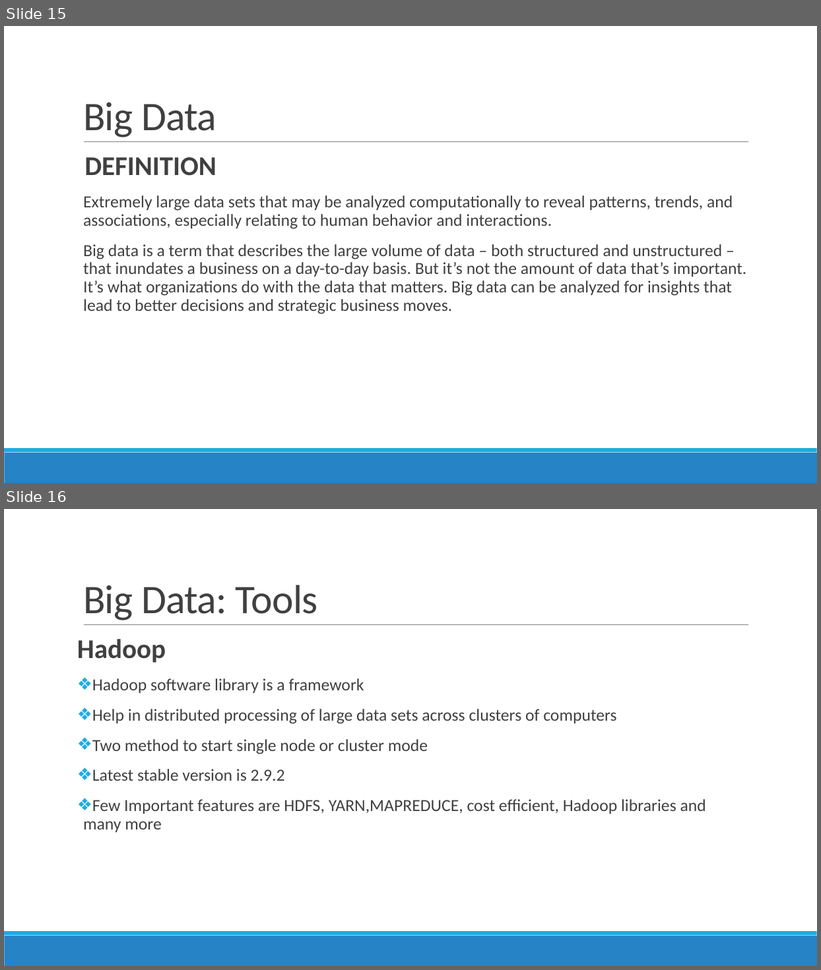
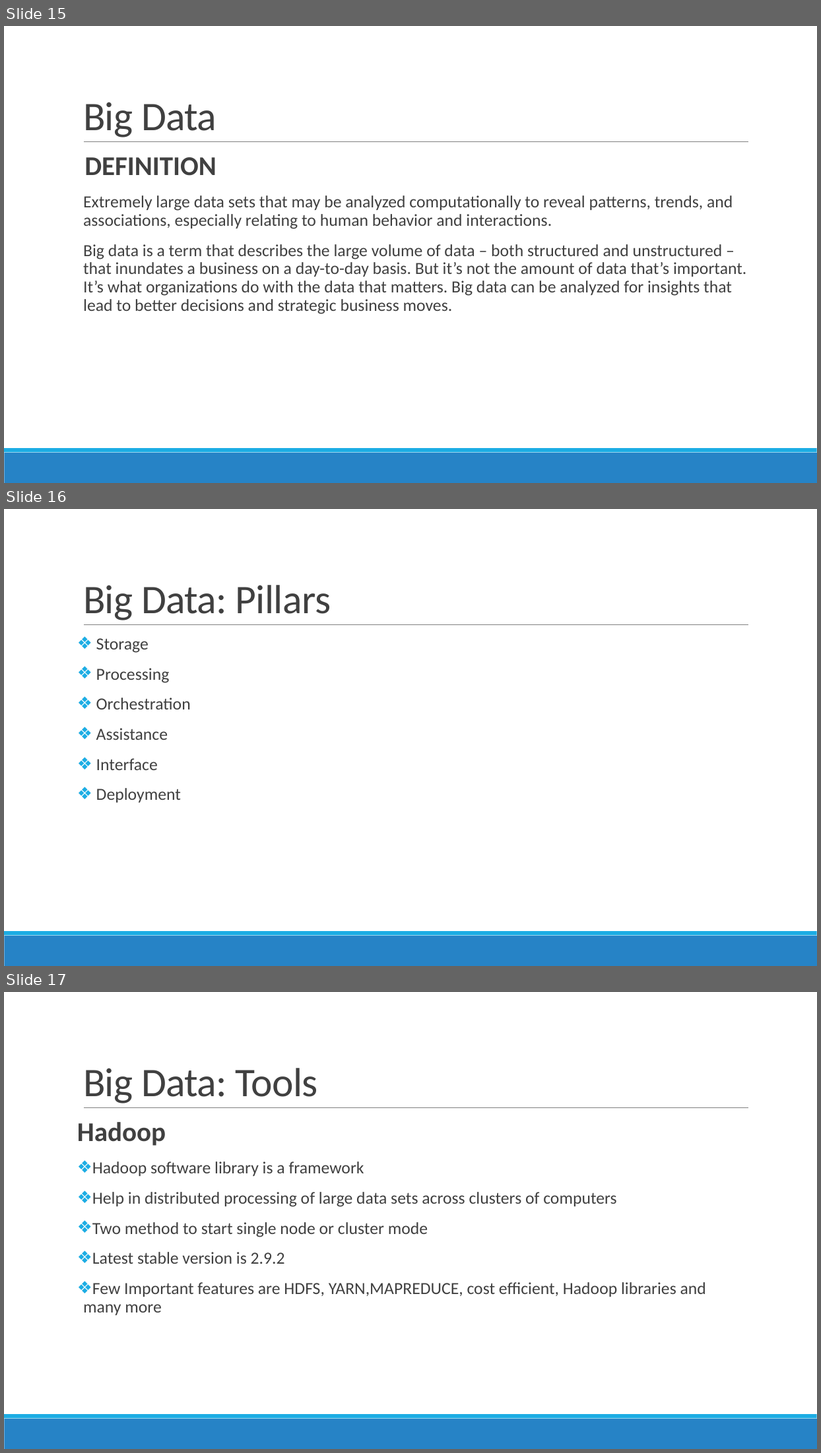
Before and after one commit to DistributedSystems-Fall2018-NEDUET/project-dist_sys, a slide deck: Project Interim Submission/Generic DS Framework.pptx. Shown one above the other, each under a label of ours: slides 15 and 16 before the commit, slides 15, 16 and 17 after it. The pictures are 821x970 and 821x1453 pixels, drawn with LibreOffice and Linux fonts; fonts in the diff are those of the drawing. Boxes give left, top, right and bottom in pixels: in the first picture for what was removed or moved away, otherwise in the second. Text is boxed around its words. In the diff, an @@ line names an element or a change of style, - is before the commit and + after.

Commit message:
Added: Big Data Pillars
Added: Big data Pillars Slide

```diff
--- a/Project Interim Submission/Generic DS Framework.pptx
+++ b/Project Interim Submission/Generic DS Framework.pptx
@@ slide 16 added at box(4, 509, 817, 966), background #FFFFFF; not listed: 3 template elements that a slide beside it also shows @@
@@ title added at box(83, 585, 331, 621), 48 pt, text #404040 @@
+Big Data: Pillars
@@ text added at box(96, 638, 191, 803), 20 pt, text #404040 @@
+❖ Storage
+❖ Processing
+❖ Orchestration
+❖ Assistance
+❖ Interface
+❖ Deployment
@@ what was slide 16 is now slide 17 @@
```
Also in this commit, not shown: 2 slides changed.
